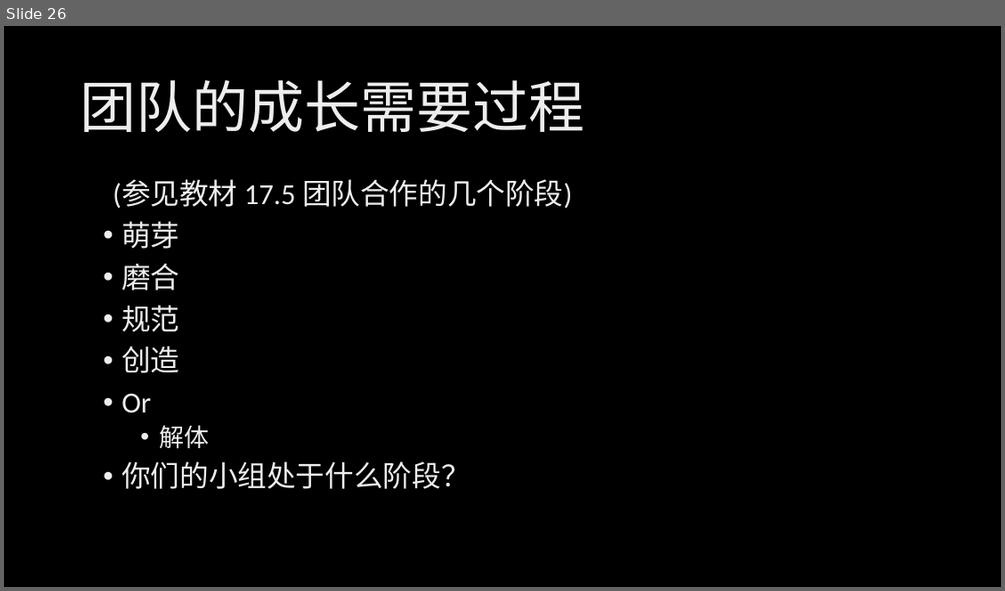
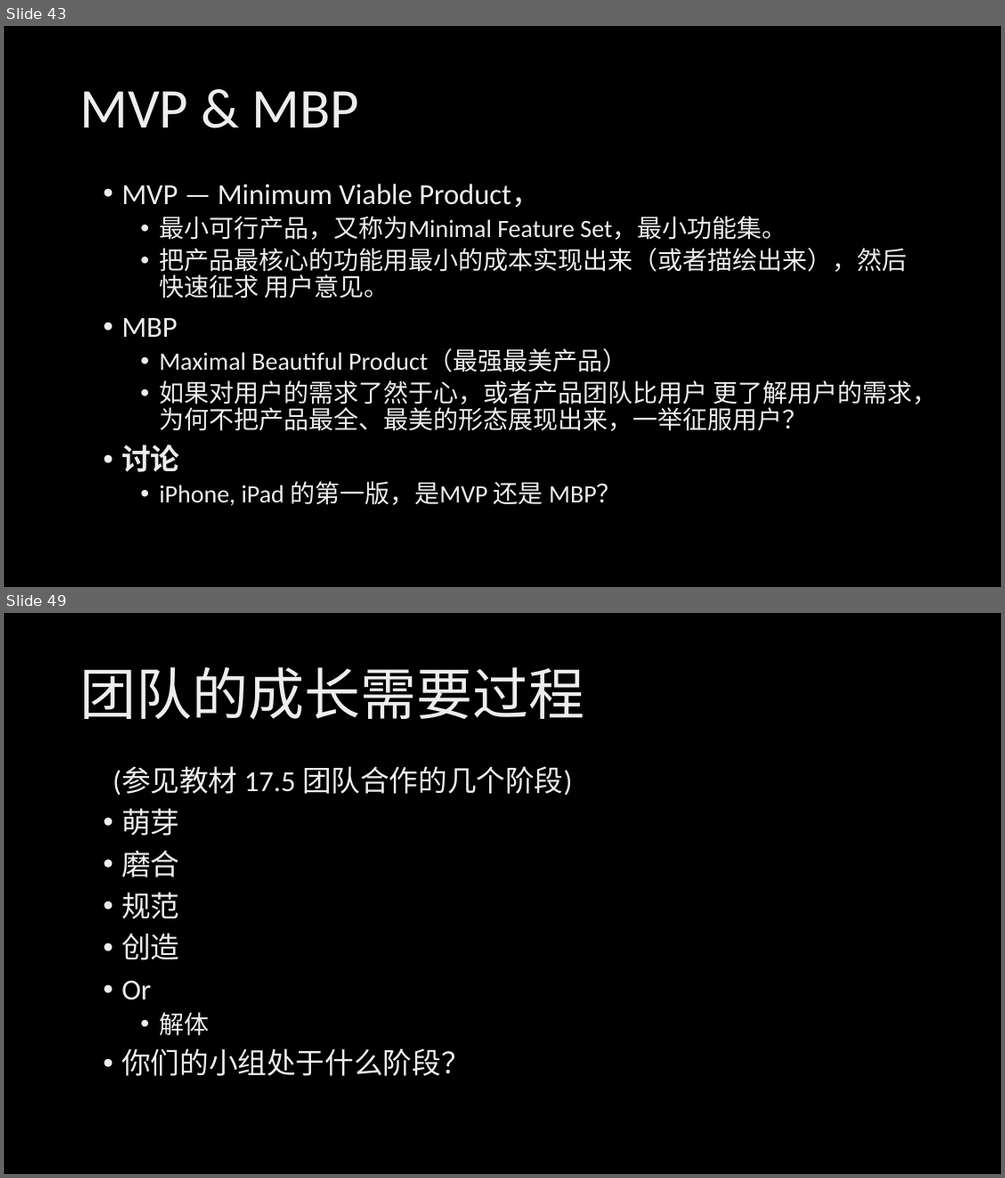
Before and after one commit to xinase/ASE, a slide deck: chapter5/ASE_5_Team_and_Process.pptx. Shown one above the other, each under a label of ours: slide 26 before the commit, slides 43 and 49 after it; the slides between them are not shown. The pictures are 1005x591 and 1005x1178 pixels, drawn with LibreOffice and Linux fonts; fonts in the diff are those of the drawing; background and template pictures are left out. Boxes give left, top, right and bottom in pixels: in the first picture for what was removed or moved away, otherwise in the second. Text is boxed around its words. In the diff, an @@ line names an element or a change of style, - is before the commit and + after.

```diff
--- a/chapter5/ASE_5_Team_and_Process.pptx
+++ b/chapter5/ASE_5_Team_and_Process.pptx
@@ slide 43 added at <box>4,26,1001,587</box>, background picture (left out) @@
@@ title added at <box>80,91,360,127</box>, 54 pt, text gradient #BFBFBF to #EDEDED to #FFFFFF @@
+MVP & MBP
@@ text added at <box>121,184,938,506</box>, 24 pt, text gradient #BFBFBF to #EDEDED to #FFFFFF @@
+• MVP — Minimum Viable Product，
+  • 最小可行产品，又称为Minimal Feature Set，最小功能集。
+  • 把产品最核心的功能用最小的成本实现出来（或者描绘出来），然后快速征求 用户意见。
+• MBP
+  • Maximal Beautiful Product（最强最美产品）
+  • 如果对用户的需求了然于心，或者产品团队比用户 更了解用户的需求，为何不把产品最全、最美的形态展现出来，一举征服用户？
+• 讨论
+  • iPhone, iPad 的第一版，是MVP 还是 MBP？
@@ what was slide 26 is now slide 49 @@
```
Also in this commit, not shown: 1 slide changed, 22 other slides added.
